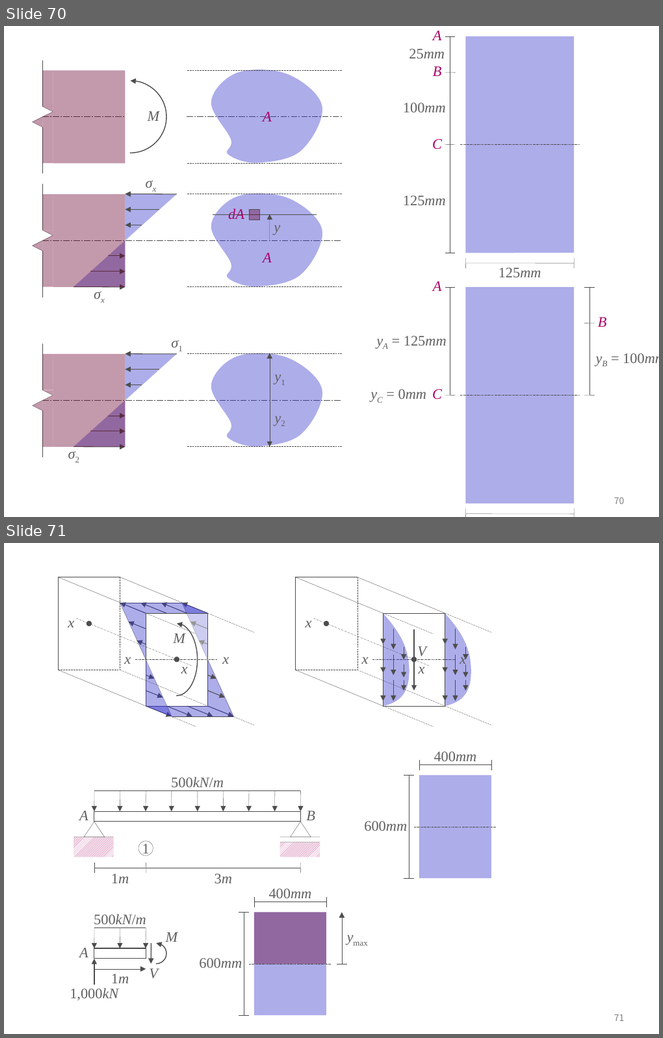
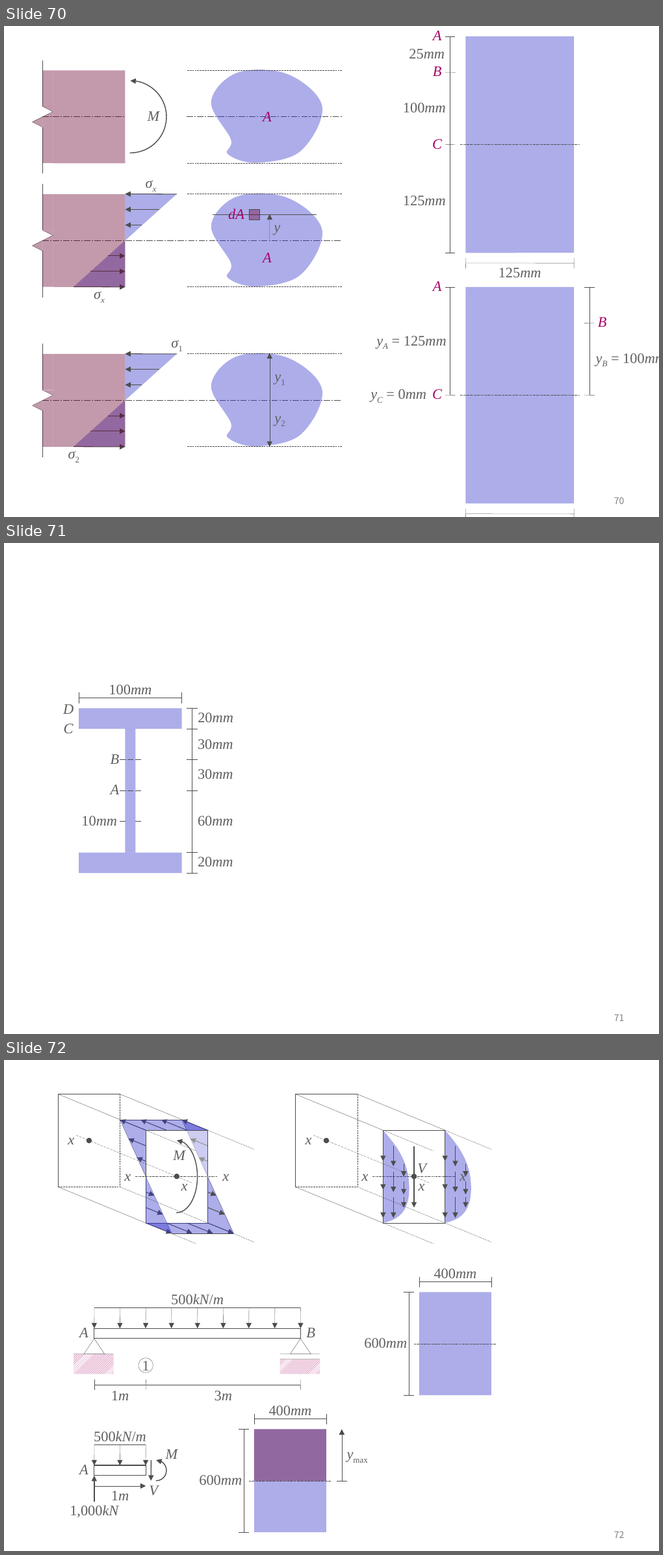
Before and after one commit to ironbell87/structural_mechanics_II, a slide deck: figures.pptx. Shown one above the other, each under a label of ours: slides 70 and 71 before the commit, slides 70, 71 and 72 after it. The pictures are 663x1038 and 663x1555 pixels, drawn with LibreOffice and Linux fonts; fonts in the diff are those of the drawing. Boxes give left, top, right and bottom in pixels: in the first picture for what was removed or moved away, otherwise in the second. Text is boxed around its words. In the diff, an @@ line names an element or a change of style, - is before the commit and + after.

```diff
--- a/figures.pptx
+++ b/figures.pptx
@@ slide 71 added at <box>4,543,659,1034</box>, background #FFFFFF; not listed: 1 template element that a slide beside it also shows @@
@@ group added at <box>63,685,233,873</box>: 14 lines, 11 texts, 3 rectangles @@
+100mm
+20mm
+60mm
+A
+B
+D
+30mm
+20mm
+10mm
+30mm
+C
@@ what was slide 71 is now slide 72 @@
@@ page number at <box>614,1531,625,1538</box>: text changed @@
-71
+72
```
Also in this commit, not shown: 4 slides changed, 7 other slides added, 1 slide removed, 57 other files.
